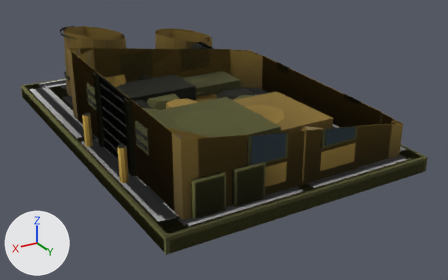
An edit to the glTF model assets/set_v5/meridian_power_plant_heavily_damaged.glb, drawn before and after from the same camera.
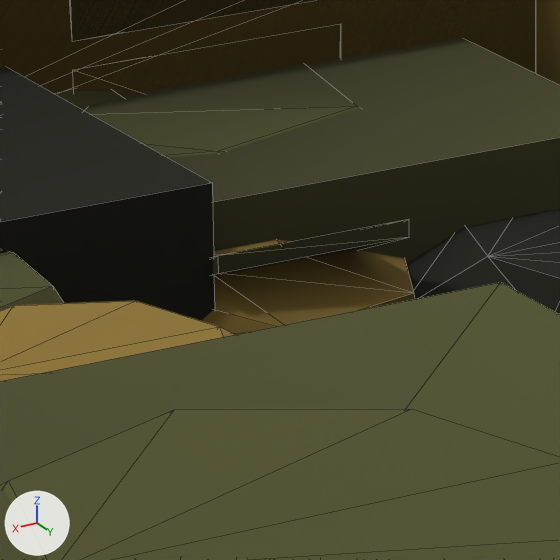
Old and new are each drawn whole from a camera (50 mm lens) standing at (8.15, 15.26, 7.04) and looking at (-0.44, 0.95, -0.12) and again close up on the part from 39% to 52% of the width and 24% to 45% of the height. The axes (+X, +Y, +Z) are drawn at lower left. The lights are the same throughout. The last two pictures show the newer version. The close-ups show mesh edges as thin lines. Vertices at exactly the same position are counted once.

Names of what the first close-up shows: 'body', 'body.001', 'body.002'.
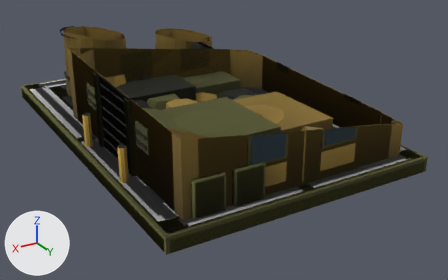
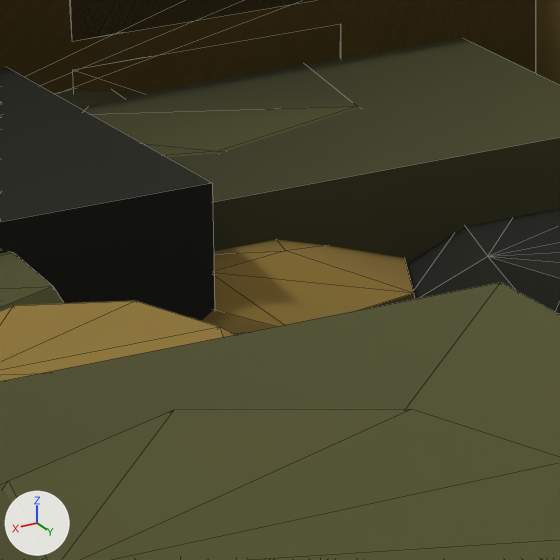
What differs and where, as boxes [x1, y1, x2, y2] in the close-ups (560 x 560 px; the box of a moved part takes in the faces that stretch with it):
'body', reshaped, recoloured (lighter)
    both: [0, 0, 560, 381]
part 1 of me_mesh_0, moved or reshaped (not visible afterwards)
    before: [211, 219, 409, 276]
part 2 of me_mesh_0, edited (looks the same)
    both: [71, 0, 560, 314]
part 3 of me_mesh_0, recoloured (lighter)
    both: [214, 240, 422, 327]

What changed in the scene script:
```text
Change me_mesh_0:
    where me_mesh_0.from_pydata(...)  # 1976 vertices, 2465 faces; spans x -3.7..3.7, y -5.6..5.6, z 0.0..2.48
    used by ob_body; parent = ob_meridian_power_plant_heavily_damaged_lod0; location = (0.0, 0.0, 0.0)
    me_mesh_0 part 1: the loose piece of 12 vertices spanning x -0.94..-0.24, y -2.67..-0.32, z 0.4..0.96 is scaled about its middle by (1, 0.667, 1)
    me_mesh_0 part 2: 35 faces centred in x -1.4..3.14, y -1.8..2.92, z 0.44..1.48 are repainted in the vertex colours; the middle colour goes from yellow #8a8747 to yellow #8d8748
    me_mesh_0 part 3: 47 faces centred in x -1.14..2.31, y -2.59..2.88, z 0.52..1.02 are repainted in the vertex colours; the middle colour goes from dark yellow #6a6532 to dark yellow #6c6932
```
